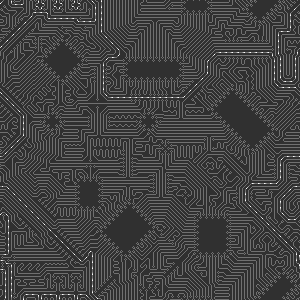
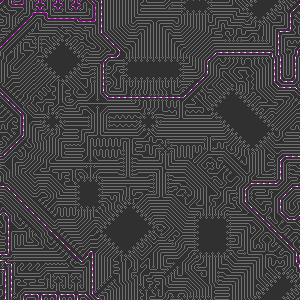
Two versions of the same layered image (300×300). Layer-by-layer changes:
showed "frame 3", painted on it over (0, 0, 300, 300)
"frame 2": opacity 100% → 49%, painted on it over (0, 0, 300, 300)
showed "path through" over (0, 0, 300, 300)
